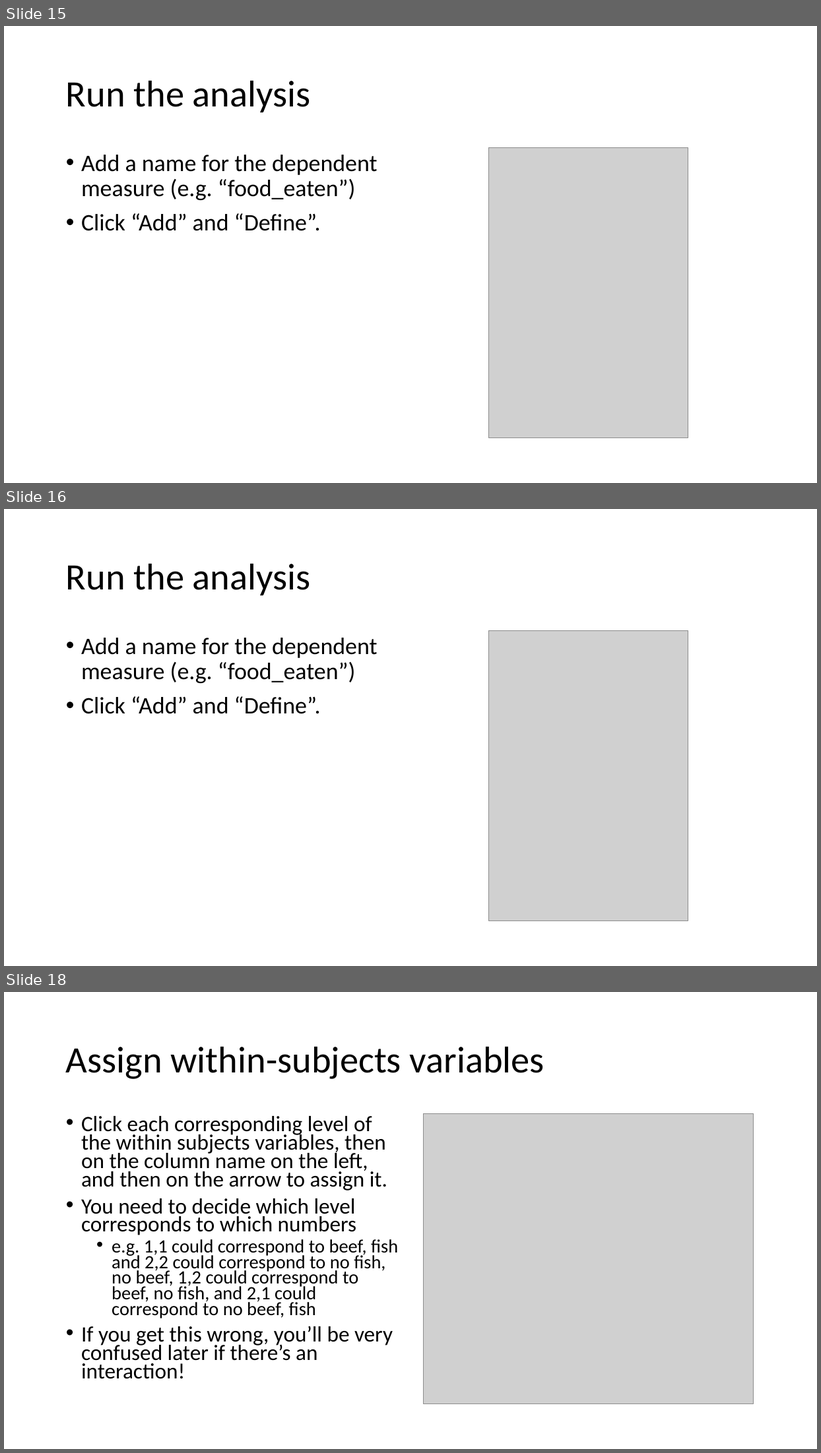
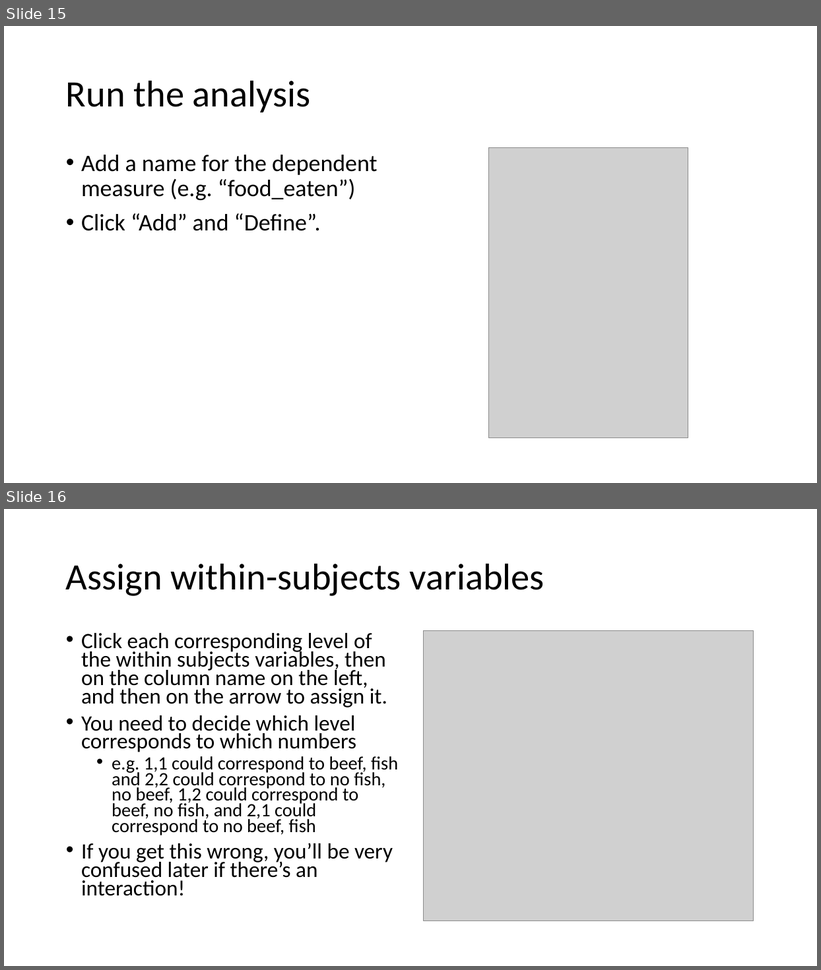
Before and after one commit to bernhardangele/BU-adv-stats, a slide deck: Homework 4/Homework 4 in SPSS.pptx. Shown one above the other, each under a label of ours: slides 15, 16 and 18 before the commit, slides 15 and 16 after it; the slides between them are not shown. The pictures are 821x1453 and 821x970 pixels, drawn with LibreOffice and Linux fonts; fonts in the diff are those of the drawing; grey boxes stand for pictures. Boxes give left, top, right and bottom in pixels: in the first picture for what was removed or moved away, otherwise in the second. Text is boxed around its words. In the diff, an @@ line names an element or a change of style, - is before the commit and + after.

```diff
--- a/Homework 4/Homework 4 in SPSS.pptx
+++ b/Homework 4/Homework 4 in SPSS.pptx
@@ slide 16 removed at box(4, 509, 817, 966), background #FFFFFF @@
@@ title removed at box(66, 563, 311, 595) @@
-Run the analysis
@@ text removed at box(81, 638, 377, 714) @@
-• Add a name for the dependent measure (e.g. “food_eaten”)
-• Click “Add” and “Define”.
@@ picture removed at box(489, 631, 688, 921) @@
@@ what was slide 18 is now slide 16 @@
```
Also in this commit, not shown: 1 slide changed, 2 other slides removed, 8 other files.
